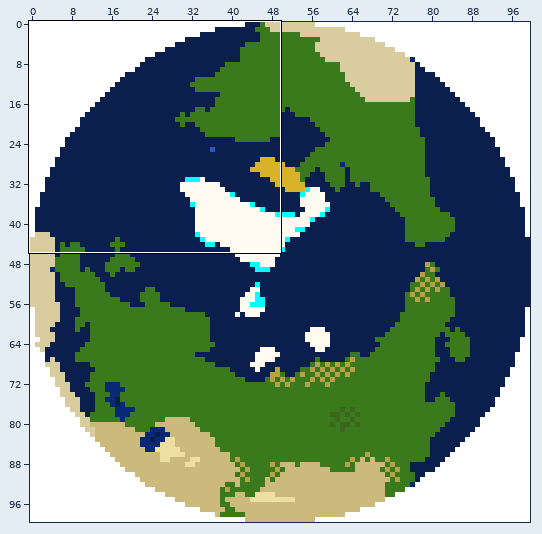
Two states of a sprite sheet, assets/earth.png. Above, an overview of the earlier version with the close-up marked.
Close-up. Earlier state:
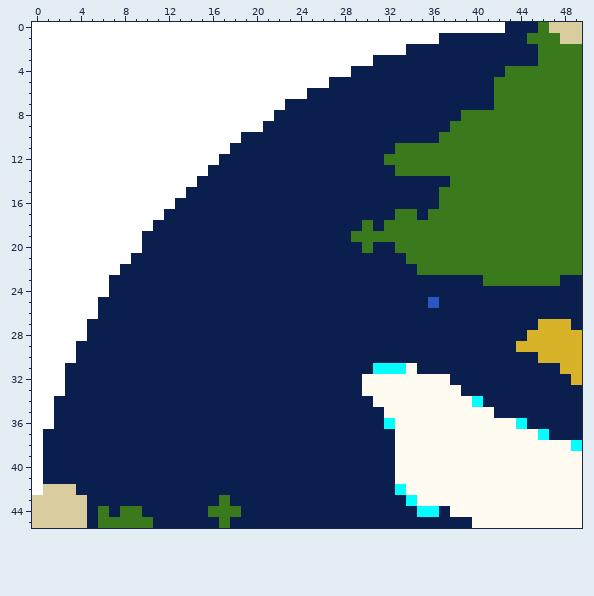
The file is 100x100 pixels. Pixels under 10% opacity are left out. Shown: x 0..49, y 0..45. The commit also changed other parts of the picture, which this record leaves out.
New version:
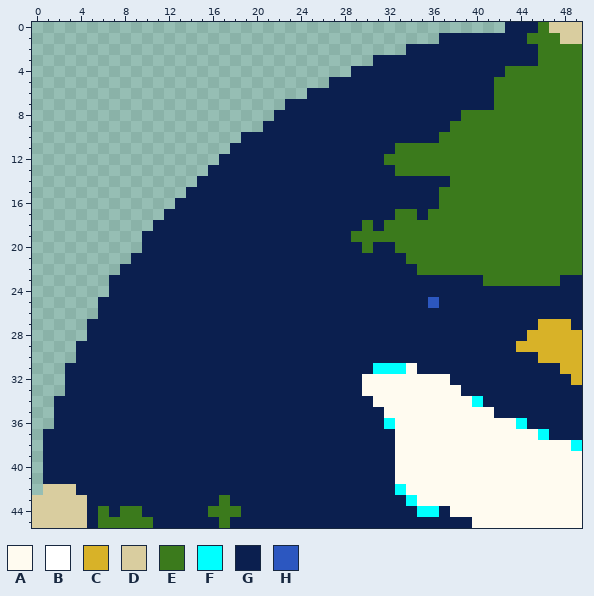
Palette (. is transparent): A #fffbf0  B #ffffff  C #d8b228  D #d9cd9f  E #3b7a1c  F #00ffff  G #0b1f4f  H #2c57c0
From old to new:
y 0: x 0..42 BBBBBBBBBBBBBBBBBBBBBBBBBBBBBBBBBBBBBBBBBBB -> ...........................................
y 1: x 0..36 BBBBBBBBBBBBBBBBBBBBBBBBBBBBBBBBBBBBB -> .....................................
y 2: x 0..33 BBBBBBBBBBBBBBBBBBBBBBBBBBBBBBBBBB -> ..................................
y 3: x 0..30 BBBBBBBBBBBBBBBBBBBBBBBBBBBBBBB -> ...............................
y 4: x 0..28 BBBBBBBBBBBBBBBBBBBBBBBBBBBBB -> .............................
y 5: x 0..26 BBBBBBBBBBBBBBBBBBBBBBBBBBB -> ...........................
y 6: x 0..24 BBBBBBBBBBBBBBBBBBBBBBBBB -> .........................
y 7: x 0..22 BBBBBBBBBBBBBBBBBBBBBBB -> .......................
y 8: x 0..21 BBBBBBBBBBBBBBBBBBBBBB -> ......................
y 9: x 0..20 BBBBBBBBBBBBBBBBBBBBB -> .....................
y 10: x 0..18 BBBBBBBBBBBBBBBBBBB -> ...................
y 11: x 0..17 BBBBBBBBBBBBBBBBBB -> ..................
y 12: x 0..16 BBBBBBBBBBBBBBBBB -> .................
y 13: x 0..15 BBBBBBBBBBBBBBBB -> ................
y 14: x 0..14 BBBBBBBBBBBBBBB -> ...............
y 15: x 0..13 BBBBBBBBBBBBBB -> ..............
y 16: x 0..12 BBBBBBBBBBBBB -> .............
y 17: x 0..11 BBBBBBBBBBBB -> ............
y 18: x 0..10 BBBBBBBBBBB -> ...........
y 19..20: x 0..9 BBBBBBBBBB -> ..........
y 21: x 0..8 BBBBBBBBB -> .........
y 22: x 0..7 BBBBBBBB -> ........
y 23..24: x 0..6 BBBBBBB -> .......
y 25..26: x 0..5 BBBBBB -> ......
y 27..28: x 0..4 BBBBB -> .....
y 29..30: x 0..3 BBBB -> ....
y 31..33: x 0..2 BBB -> ...
y 34..36: x 0..1 BB -> ..
y 37..42: x 0 B -> .
Changed places in both close-ups, as pixel boxes (x1, y1, x2, y2):
erased: (32, 22, 505, 495)
